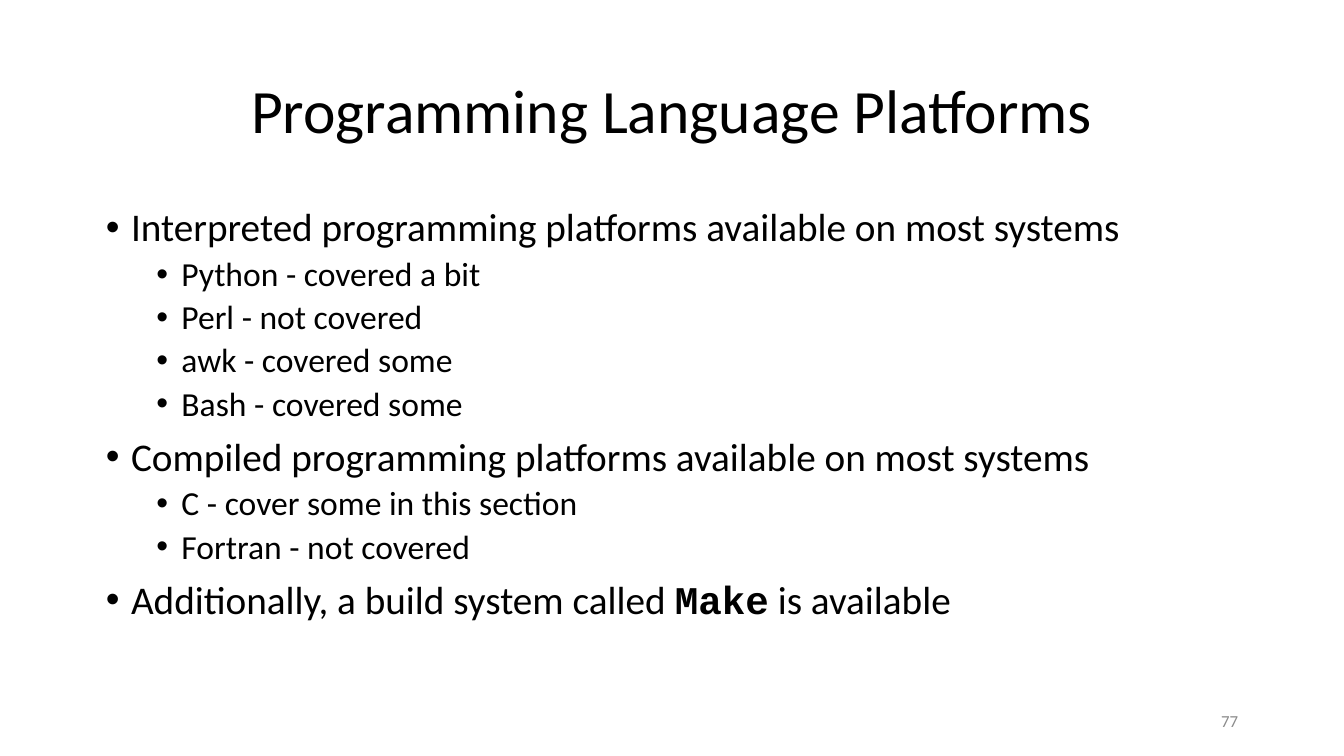
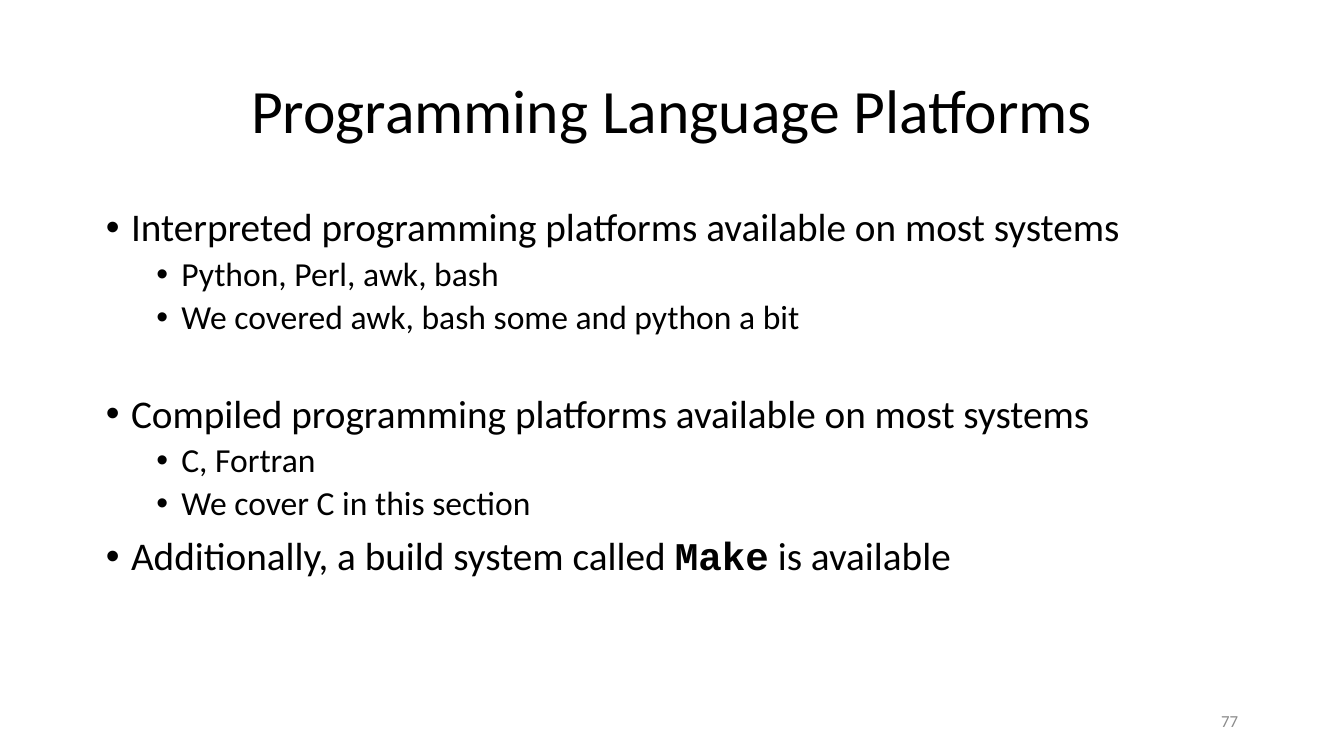
Before and after one commit to ketancmaheshwari/lisa19, a slide deck: slide 77 of lpt_LISA.pptx. Drawn at 1344x756 pixels with LibreOffice and Linux fonts; fonts in the diff are those of the drawing. Boxes give left, top, right and bottom in pixels: in the first picture for what was removed or moved away, otherwise in the second. Text is boxed around its words. In the diff, an @@ line names an element or a change of style, - is before the commit and + after.

```diff
--- a/lpt_LISA.pptx
+++ b/lpt_LISA.pptx
@@ text at [181,262,800,335]: text changed @@
-  • Python - covered a bit
-  • Perl - not covered
-  • awk - covered some
-  • Bash - covered some
+  • Python, Perl, awk, bash
+  • We covered awk, bash some and python a bit
@@ text at [181,450,530,516]: text changed @@
-  • C - cover some in this section
-  • Fortran - not covered
+  • C, Fortran
+  • We cover C in this section
```
Also in this commit, not shown: 6 other slides changed, 1 other file.
